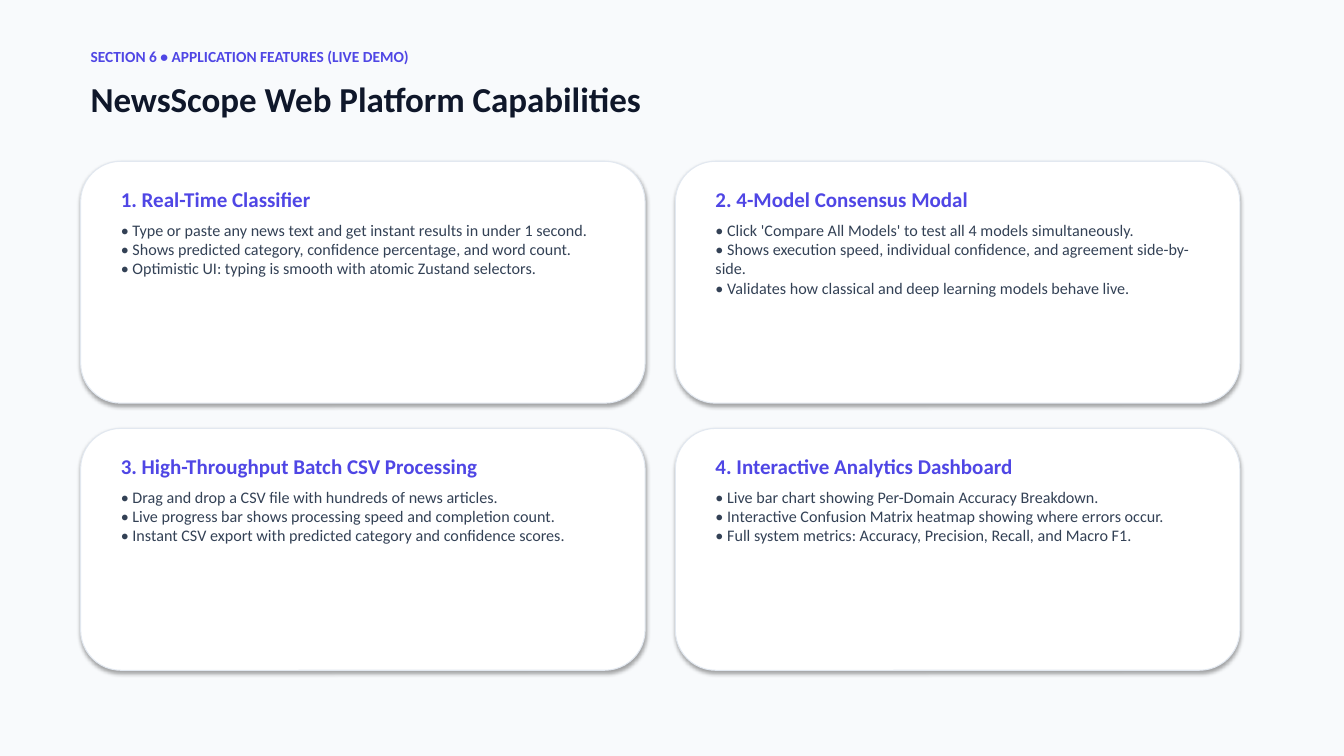
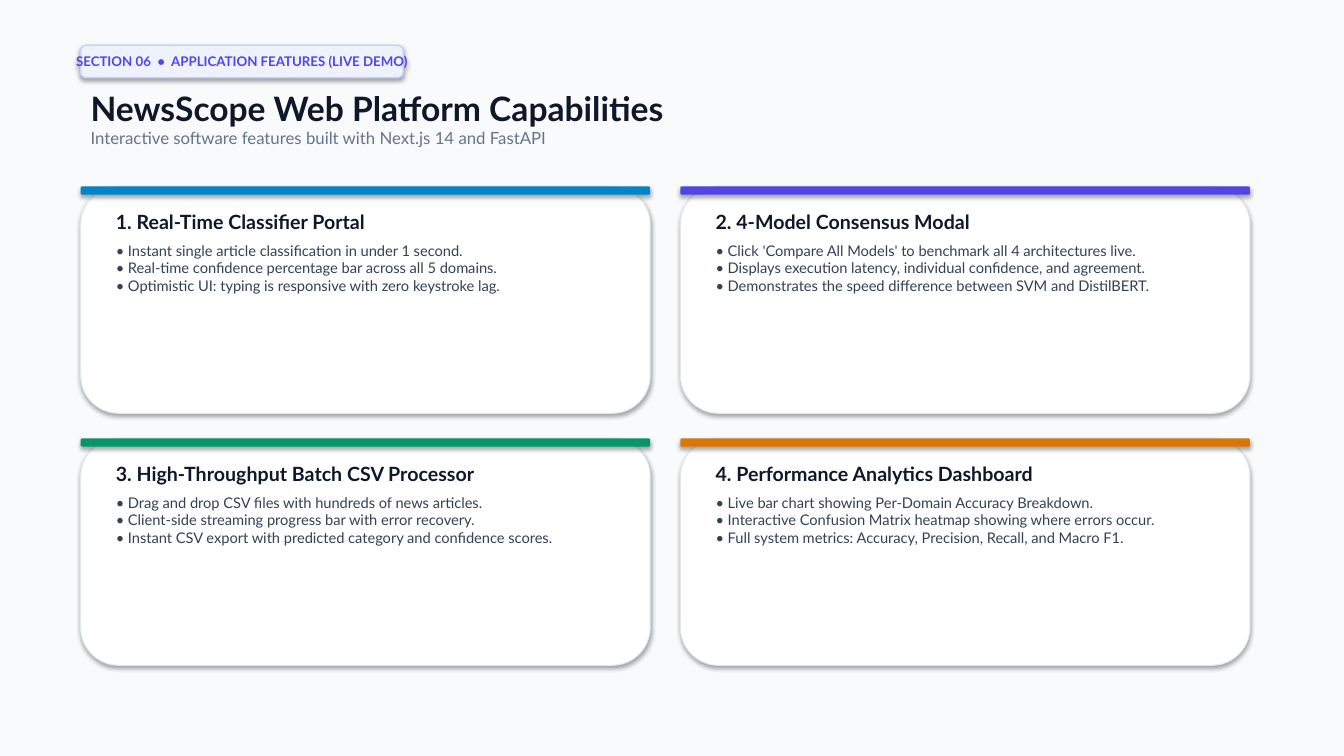
Before and after one commit to Abhijeet0848/NewsLens, a slide deck: slide 13 of docs/NewsScope_Presentation.pptx. Drawn at 1344x756 pixels with LibreOffice and Linux fonts; fonts in the diff are those of the drawing. Boxes give left, top, right and bottom in pixels: in the first picture for what was removed or moved away, otherwise in the second. Text is boxed around its words. In the diff, an @@ line names an element or a change of style, - is before the commit and + after.

Commit message:
docs: redesign PowerPoint with executive light theme and add interactive HTML slides

```diff
--- a/docs/NewsScope_Presentation.pptx
+++ b/docs/NewsScope_Presentation.pptx
@@ text in rounded rectangle at bbox=[76, 55, 407, 70]: text changed; size 11 to 9.5 pt; font Calibri to Lato @@
-SECTION 6 • APPLICATION FEATURES (LIVE DEMO)
+SECTION 06 • APPLICATION FEATURES (LIVE DEMO)
@@ rounded rectangle "SECTION 06 • APPLICATION FEATURES ...": place and size @@
-rounded rectangle "SECTION 06 • APPLICATION FEATURES ..." at bbox=[91, 51, 409, 64]
+rounded rectangle "SECTION 06 • APPLICATION FEATURES ..." at bbox=[81, 45, 403, 78]
@@ rounded rectangle "SECTION 06 • APPLICATION FEATURES ..." at bbox=[81, 45, 403, 78]: vertical alignment top to middle; fill none to #EEF2FF; outline none to #C7D2FE 1 pt; shadow on @@
@@ text "NewsScope Web Platform Capabilities": place and size @@
-text "NewsScope Web Platform Capabilities" at bbox=[91, 87, 641, 118]
+text "NewsScope Web Platform Capabilities" at bbox=[91, 96, 663, 147]
@@ text at bbox=[91, 96, 663, 127]: size 25 to 24 pt, font Calibri to Lato in "NewsScope Web Platform Capabilities" @@
@@ text at bbox=[91, 131, 546, 147]: paragraph added @@
+Interactive software features built with Next.js 14 and FastAPI
@@ rounded rectangle: place and size @@
-rounded rectangle at bbox=[81, 161, 645, 403]
+rounded rectangle at bbox=[81, 187, 650, 413]
@@ rounded rectangle added at bbox=[81, 187, 650, 195], fill #0284C7 @@
@@ rounded rectangle: place and size @@
-rounded rectangle at bbox=[676, 161, 1240, 403]
+rounded rectangle at bbox=[681, 187, 1250, 413]
@@ rounded rectangle: place and size @@
-rounded rectangle at bbox=[81, 429, 645, 670]
+rounded rectangle at bbox=[681, 187, 1250, 195]
@@ rounded rectangle at bbox=[681, 187, 1250, 195]: fill #FFFFFF to #4F46E5; outline #E2E8F0 0.75 pt to none @@
@@ text "2. 4-Model Consensus Modal": place and size @@
-text "2. 4-Model Consensus Modal" at bbox=[715, 192, 1189, 297]
+text "2. 4-Model Consensus Modal" at bbox=[716, 214, 1149, 294]
@@ text at bbox=[116, 214, 500, 294]: text changed; size 11.5 to 10.5 pt; font Calibri to Lato @@
-1. Real-Time Classifier
-• Type or paste any news text and get instant results in under 1 second.
-• Shows predicted category, confidence percentage, and word count.
-• Optimistic UI: typing is smooth with atomic Zustand selectors.
+1. Real-Time Classifier Portal
+• Instant single article classification in under 1 second.
+• Real-time confidence percentage bar across all 5 domains.
+• Optimistic UI: typing is responsive with zero keystroke lag.
@@ text at bbox=[716, 214, 969, 229]: size 15 to 14 pt, font Calibri to Lato, text colour #4F46E5 to #0F172A in "2. 4-Model Consensus Modal" @@
@@ text at bbox=[728, 245, 1149, 294]: text changed; size 11.5 to 10.5 pt; font Calibri to Lato @@
-• Click 'Compare All Models' to test all 4 models simultaneously.
-• Shows execution speed, individual confidence, and agreement side-by-side.
-• Validates how classical and deep learning models behave live.
+• Click 'Compare All Models' to benchmark all 4 architectures live.
+• Displays execution latency, individual confidence, and agreement.
+• Demonstrates the speed difference between SVM and DistilBERT.
@@ rounded rectangle: place and size @@
-rounded rectangle at bbox=[676, 429, 1240, 670]
+rounded rectangle at bbox=[81, 439, 650, 665]
@@ rounded rectangle added at bbox=[81, 439, 650, 447], fill #059669 @@
@@ rounded rectangle added at bbox=[681, 439, 1250, 665], fill #FFFFFF, outline #E2E8F0 0.75 pt @@
@@ rounded rectangle added at bbox=[681, 439, 1250, 447], fill #D97706 @@
@@ text "3. High-Throughput Batch CSV Processor": place and size @@
-text "3. High-Throughput Batch CSV Processor" at bbox=[121, 459, 564, 544]
+text "3. High-Throughput Batch CSV Processor" at bbox=[116, 466, 552, 546]
@@ text at bbox=[116, 466, 482, 528]: text changed; size 11.5 to 10.5 pt; font Calibri to Lato @@
-3. High-Throughput Batch CSV Processing
-• Drag and drop a CSV file with hundreds of news articles.
-• Live progress bar shows processing speed and completion count.
+3. High-Throughput Batch CSV Processor
+• Drag and drop CSV files with hundreds of news articles.
+• Client-side streaming progress bar with error recovery.
@@ text "4. Performance Analytics Dashboard": place and size @@
-text "4. Performance Analytics Dashboard" at bbox=[715, 459, 1164, 544]
+text "4. Performance Analytics Dashboard" at bbox=[716, 466, 1154, 546]
@@ text at bbox=[716, 466, 1033, 485]: text changed; size 15 to 14 pt; font Calibri to Lato; text colour #4F46E5 to #0F172A @@
-4. Interactive Analytics Dashboard
+4. Performance Analytics Dashboard
@@ text at bbox=[728, 497, 1154, 546]: size 11.5 to 10.5 pt, font Calibri to Lato in "• Live bar chart showing Per-Domain Accuracy ...", "• Interactive Confusion Matrix heatmap showing where ...", "• Full system metrics: Accuracy, Precision, Recall, ..." @@
@@ text at bbox=[128, 532, 552, 546]: size 11.5 to 10.5 pt, font Calibri to Lato in "• Instant CSV export with predicted category ..." @@
```
Also in this commit, not shown: 15 other slides changed, 1 slide added, 1 slide removed, 2 other files.
